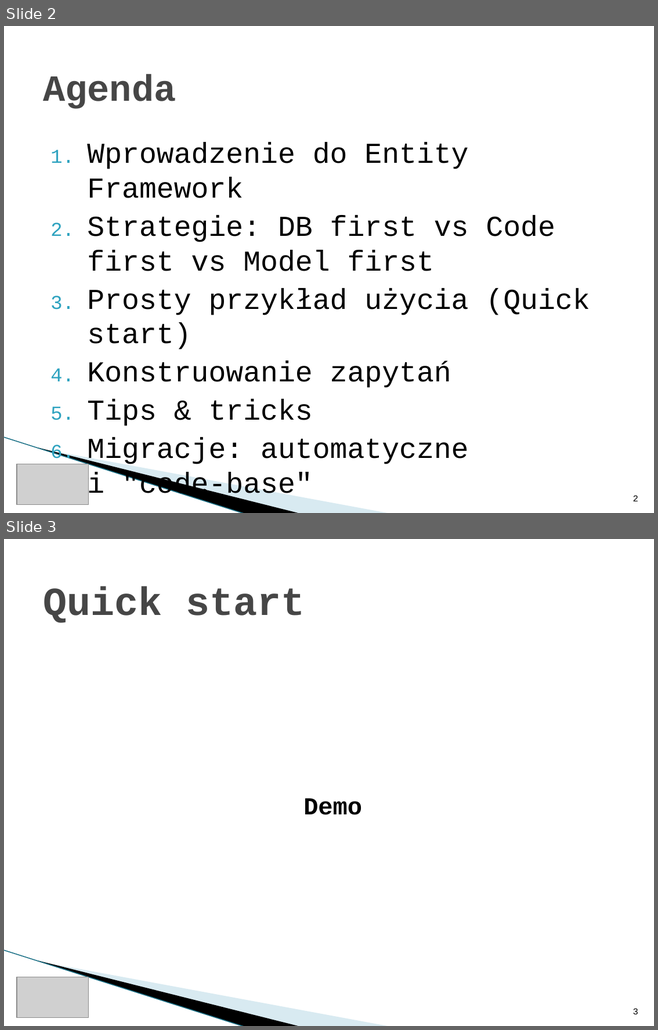
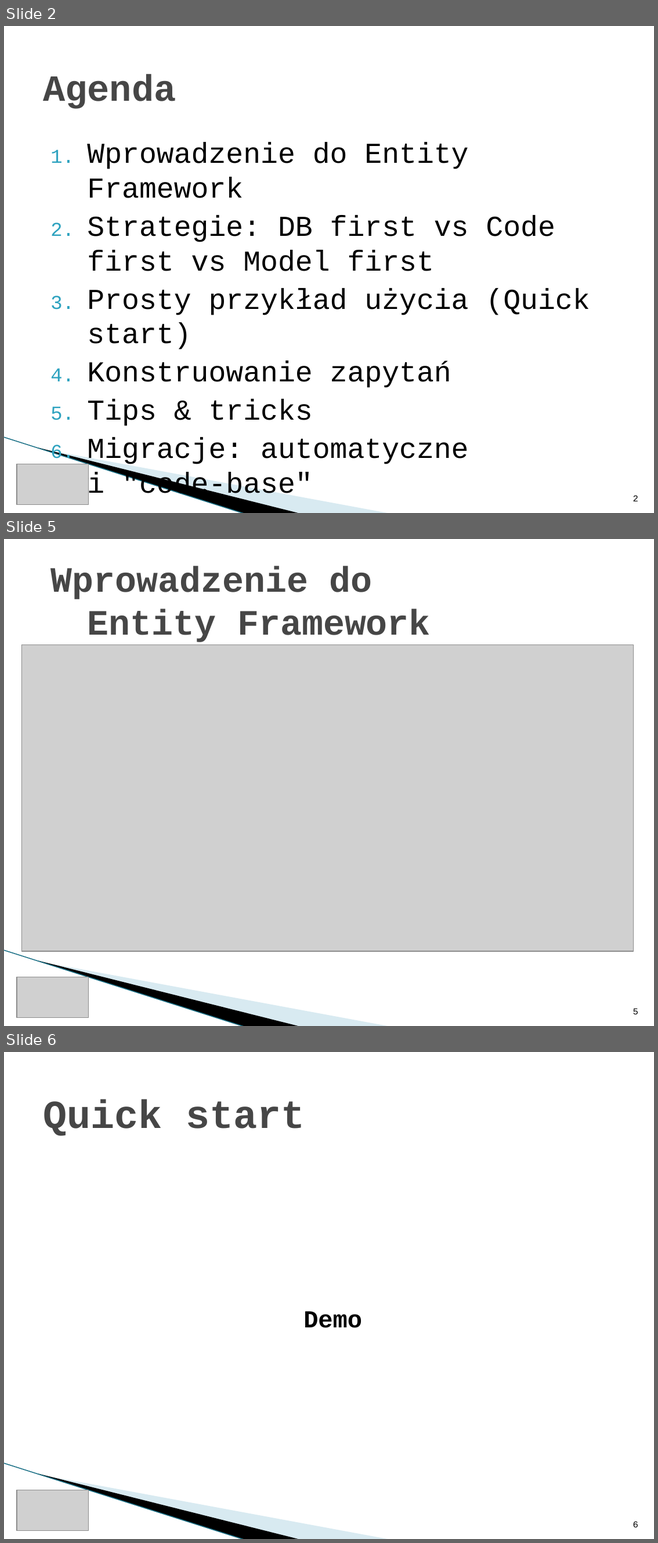
Before and after one commit to rwoszczyk/Training, a slide deck: ItKrd_EF.pptx. Shown one above the other, each under a label of ours: slides 2 and 3 before the commit, slides 2, 5 and 6 after it; the slides between them are not shown. The pictures are 658x1030 and 658x1543 pixels, drawn with LibreOffice and Linux fonts; fonts in the diff are those of the drawing; grey boxes stand for pictures; background and template pictures are left out. Boxes give left, top, right and bottom in pixels: in the first picture for what was removed or moved away, otherwise in the second. Text is boxed around its words. In the diff, an @@ line names an element or a change of style, - is before the commit and + after.

```diff
--- a/ItKrd_EF.pptx
+++ b/ItKrd_EF.pptx
@@ slide 5 added at (4, 539, 654, 1026), background #FFFFFF; not listed: 3 template elements that a slide beside it also shows @@
@@ title added at (50, 566, 430, 642), 39.6 pt, text #464646, bold @@
+Wprowadzenie do
+Entity Framework
@@ picture added at (22, 645, 633, 951) @@
@@ picture added at (17, 977, 89, 1017) @@
@@ page number added at (633, 1008, 638, 1015), 10 pt, text #000000 @@
+5
@@ what was slide 3 is now slide 6 @@
@@ page number at (633, 1521, 638, 1528): text changed @@
-3
+6
```
Also in this commit, not shown: 2 slides changed, 10 other slides added, 8 other files.
